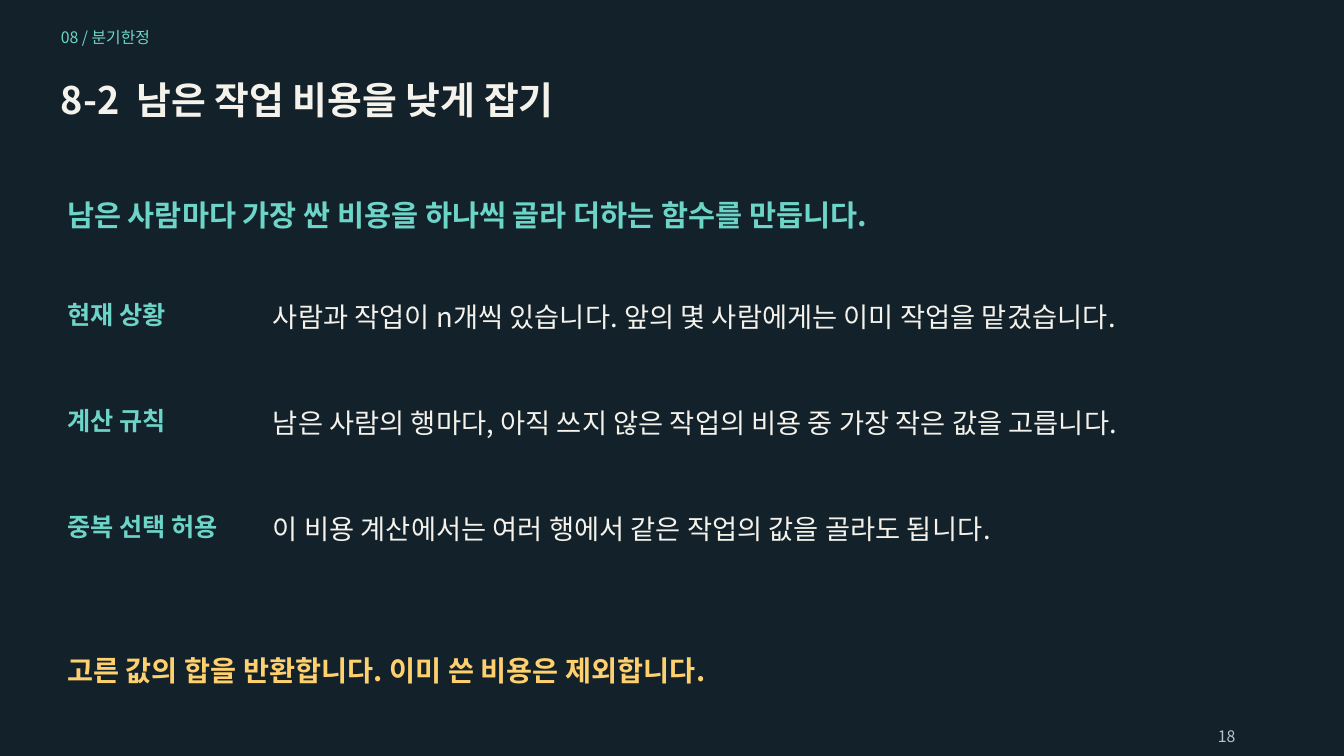
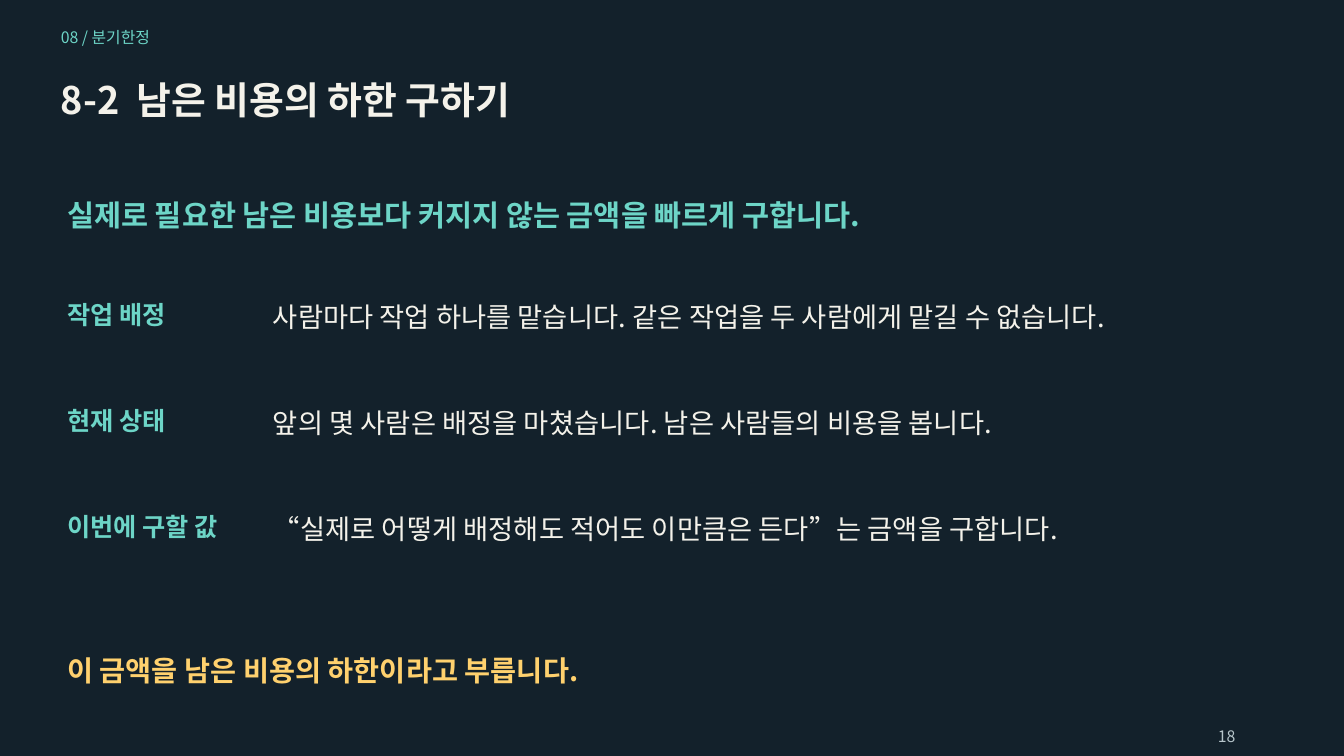
Before and after one commit to Sangdon-Park/Sangdon-Park.github.io, a slide deck: slide 18 of data/알고리즘/8장_분기한정_기법.pptx. Drawn at 1344x756 pixels with LibreOffice and Linux fonts; fonts in the diff are those of the drawing. Boxes give left, top, right and bottom in pixels: in the first picture for what was removed or moved away, otherwise in the second. Text is boxed around its words. In the diff, an @@ line names an element or a change of style, - is before the commit and + after.

```diff
--- a/data/알고리즘/8장_분기한정_기법.pptx
+++ b/data/알고리즘/8장_분기한정_기법.pptx
@@ text at [61,82,510,118]: text changed @@
-8-2 남은 작업 비용을 낮게 잡기
+8-2 남은 비용의 하한 구하기
@@ text at [67,201,861,229]: text changed @@
-남은 사람마다 가장 싼 비용을 하나씩 골라 더하는 함수를 만듭니다.
+실제로 필요한 남은 비용보다 커지지 않는 금액을 빠르게 구합니다.
@@ text at [67,303,165,327]: text changed @@
-현재 상황
+작업 배정
@@ text at [273,304,1106,329]: text changed @@
-사람과 작업이 n개씩 있습니다. 앞의 몇 사람에게는 이미 작업을 맡겼습니다.
+사람마다 작업 하나를 맡습니다. 같은 작업을 두 사람에게 맡길 수 없습니다.
@@ text at [67,409,165,432]: text changed @@
-계산 규칙
+현재 상태
@@ text at [273,410,992,435]: text changed @@
-남은 사람의 행마다, 아직 쓰지 않은 작업의 비용 중 가장 작은 값을 고릅니다.
+앞의 몇 사람은 배정을 마쳤습니다. 남은 사람들의 비용을 봅니다.
@@ text at [67,514,218,539]: text changed @@
-중복 선택 허용
+이번에 구할 값
@@ text at [273,516,1058,541]: text changed @@
-이 비용 계산에서는 여러 행에서 같은 작업의 값을 골라도 됩니다.
+“실제로 어떻게 배정해도 적어도 이만큼은 든다”는 금액을 구합니다.
@@ text at [67,657,579,684]: text changed @@
-고른 값의 합을 반환합니다. 이미 쓴 비용은 제외합니다.
+이 금액을 남은 비용의 하한이라고 부릅니다.
```
Also in this commit, not shown: 53 other slides changed, 12 slides added, 3 slides removed, 4 other files.
